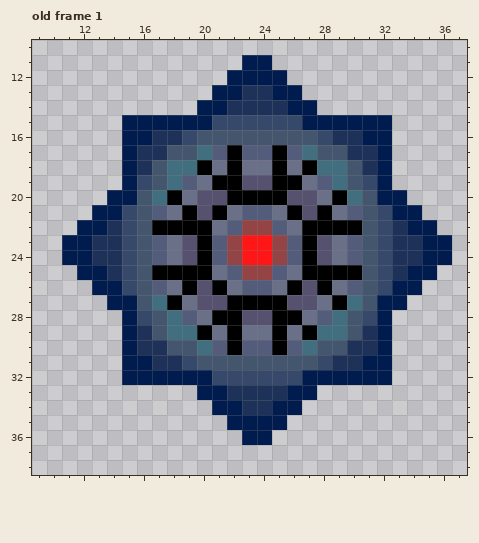
Two states of a pixel-art file, Sprites/ThunderDrone.aseprite. Above is the file before it was changed.
48x48 pixels, 21 frames. Shown: old frame 1: x 9..37, y 10..38. The commit also changed other frames, which this record leaves out.
The result:
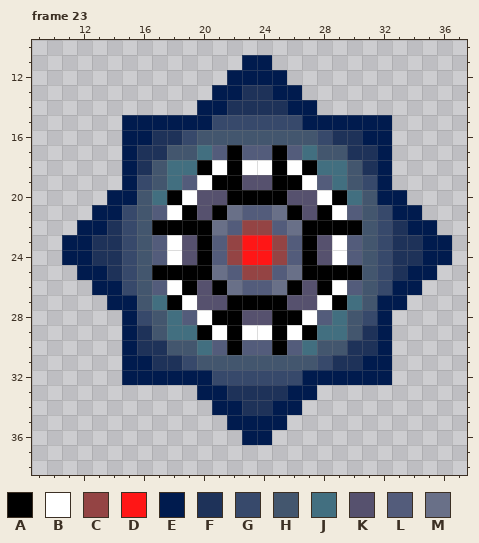
Palette (. is transparent): A #000000  B #ffffff  C #944444  D #ff1616  E #001b4e  F #1e3259  G #37496b  H #43566e  J #426f80  K #56516e  L #535c7b  M #697088
A new or re-ordered frame is compared with the old frame closest to it.
The edit:
frames 21 -> 27
--- frame 23 is new; against old frame 1
@@ x 16..31 @@
 17 FFHHJLALLALJHHFF
-18 FHJJAMAMMAMAJJHF
-19 GHJLMAAKKAAMLJHG
-20 HJAMKKAAAAKKMAJH
-21 HLMAKAMLLMAKAMLH
+18 FHJJABABBABAJJHF
+19 GHJLBAAKKAABLJHG
+20 HJABKKAAAAKKBAJH
+21 HLBAKAMLLMAKABLH
 22 HAAAAMLCCLMAAAAH
-23 HLMKALCDDCLAKMLH
-24 HLMKALCDDCLAKMLH
+23 HLBKALCDDCLAKBLH
+24 HLBKALCDDCLAKBLH
 25 HAAAAMLCCLMAAAAH
-26 HLMAKAMLLMAKAMLH
-27 HJAMKKAAAAKKMAJH
-28 GHJLMAAKKAAMLJHG
-29 FHJJAMAMMAMAJJHF
+26 HLBAKAMLLMAKABLH
+27 HJABKKAAAAKKBAJH
+28 GHJLBAAKKAABLJHG
+29 FHJJABABBABAJJHF
 30 FFHHJLALLALJHHFF
Where, in picture pixels (left, top, right, bottom), the same in both pictures:
changed: (167, 160, 347, 340)
